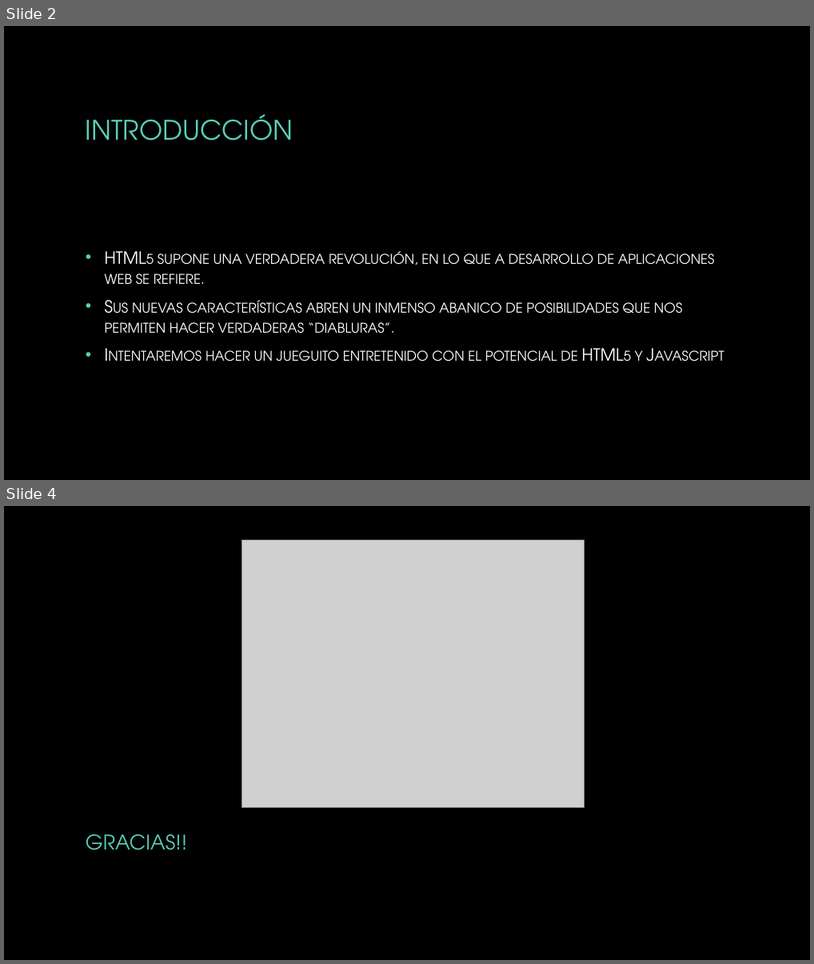
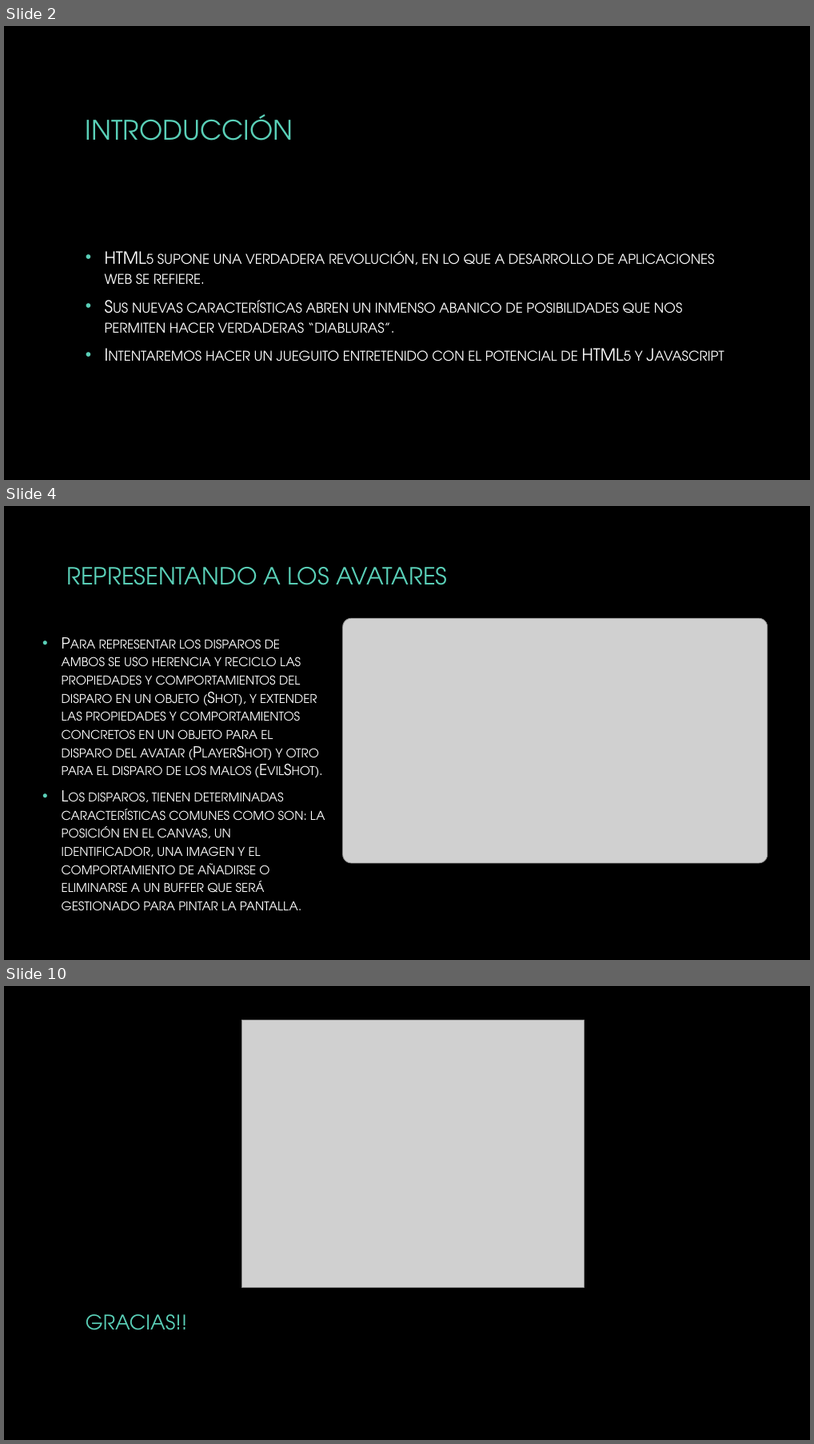
Before and after one commit to AlexGranda/Javascript, a slide deck: ProyectoIBim/Jueguito.pptx. Shown one above the other, each under a label of ours: slides 2 and 4 before the commit, slides 2, 4 and 10 after it; the slides between them are not shown. The pictures are 814x964 and 814x1444 pixels, drawn with LibreOffice and Linux fonts; fonts in the diff are those of the drawing; grey boxes stand for pictures; background and template pictures are left out. Boxes give left, top, right and bottom in pixels: in the first picture for what was removed or moved away, otherwise in the second. Text is boxed around its words. In the diff, an @@ line names an element or a change of style, - is before the commit and + after.

```diff
--- a/ProyectoIBim/Jueguito.pptx
+++ b/ProyectoIBim/Jueguito.pptx
@@ slide 4 added at (x1=4, y1=506, x2=810, y2=960), background picture (left out) @@
@@ title added at (x1=66, y1=567, x2=447, y2=585), 28 pt, text #5AD0B8 @@
+REPRESENTANDO A LOS AVATARES
@@ picture added at (x1=342, y1=618, x2=768, y2=862) @@
@@ text added at (x1=62, y1=639, x2=326, y2=910), 18 pt, text #FFFFFF, small capitals @@
+• Para representar los disparos de ambos se uso herencia y reciclo las propiedades y comportamientos del disparo en un objeto (Shot), y extender las propiedades y comportamientos concretos en un objeto para el disparo del avatar (PlayerShot) y otro para el disparo de los malos (EvilShot).
+• Los disparos, tienen determinadas características comunes como son: la posición en el canvas, un identificador, una imagen y el comportamiento de añadirse o eliminarse a un buffer que será gestionado para pintar la pantalla.
@@ what was slide 4 is now slide 10 @@
```
Also in this commit, not shown: 1 slide changed, 5 other slides added.
